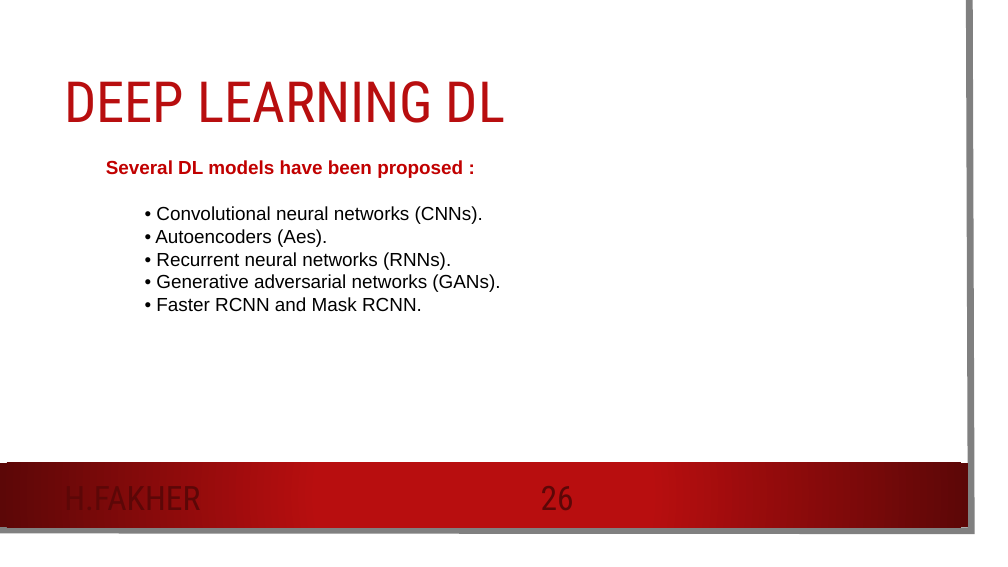
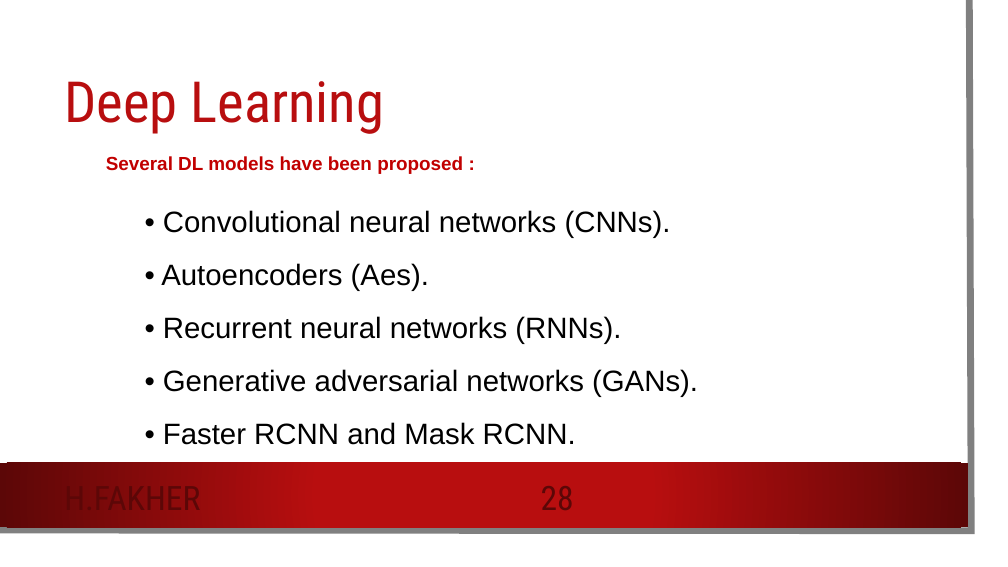
Before and after one commit to HossamFakher1/AI-Sessions, a slide deck: slide 28 of Session2/Session2.pptx (slide 26 before the commit). Drawn at 1008x567 pixels with LibreOffice and Linux fonts; fonts in the diff are those of the drawing; background and template pictures are left out. Boxes give left, top, right and bottom in pixels: in the first picture for what was removed or moved away, otherwise in the second. Text is boxed around its words. In the diff, an @@ line names an element or a change of style, - is before the commit and + after.

```diff
--- a/Session2/Session2.pptx
+++ b/Session2/Session2.pptx
@@ title at [64,81,385,134]: text changed @@
-DEEP LEARNING DL
+Deep Learning
@@ text "Several DL models have been ...": place and size @@
-text "Several DL models have been ..." at [106,160,463,178]
+text "Several DL models have been ..." at [106,156,463,174]
@@ text "• Convolutional neural networks (CNNs)." at [161,210,698,445]: size 18 to 28 pt; line spacing 1 to 1.5 @@
@@ page number at [520,476,595,518]: text changed @@
-26
+28
```
Also in this commit, not shown: 21 other slides changed, 2 slides added, 5 other files.
